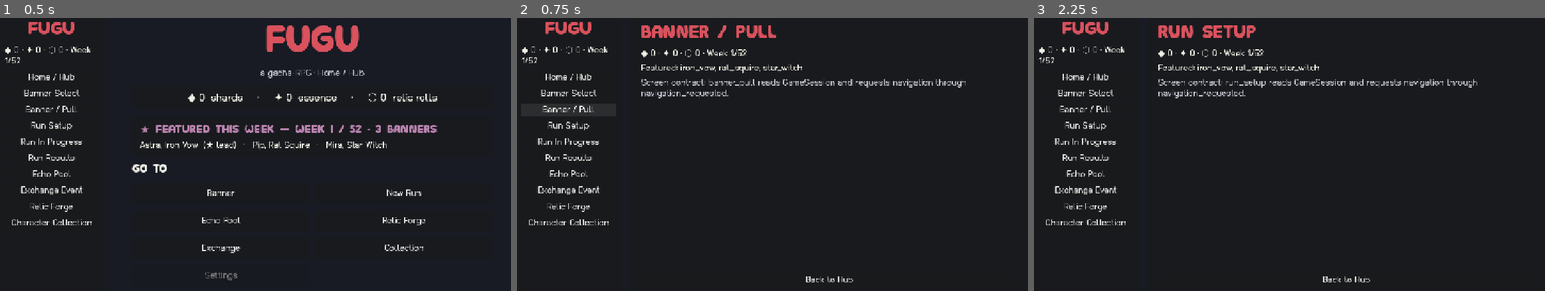
Above: before the commit, frames 1-3 (left to right).
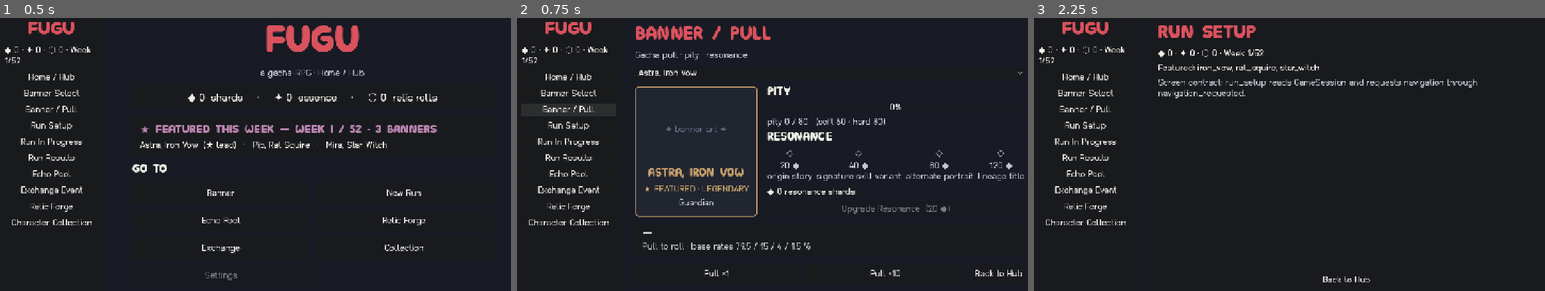
Above: after the commit, the same moments.

Repository: Mezzyface/fugu
Game: Godot game, scene res://main.tscn
The game is run twice, just before and just after one commit, with the same random seed, the same clock (stepped at 60 frames per second) and the same inputs.
Inputs:
- Up to frame 1 (0.5 s): no input
- Up to frame 2 (0.75 s): click "Banner / Pull" at 0.5 s
- Up to frame 3 (2.25 s): click "Back to Hub" at 1.25 s; click "New Run" at 2 s

Frame 1 is identical in both runs. In frame 2, 6.1% of the frame differs, in the area x 23-100%, y 2-97%; in frame 3, nothing differs.

Commit message:
[Task] Screen 03 — Banner / Pull
Closes #57

Co-Authored-By: Claude Opus 4.8 <noreply@anthropic.com>

Diff:
--- a/game/scenes/banner_pull.tscn
+++ b/game/scenes/banner_pull.tscn
@@ -1,6 +1,7 @@
-[gd_scene load_steps=2 format=3]
+[gd_scene load_steps=3 format=3 uid="uid://b3banner0pull03"]
 
-[ext_resource type="Script" path="res://scripts/ui/screen_base.gd" id="1_screen"]
+[ext_resource type="Script" path="res://scripts/ui/banner_pull.gd" id="1_pull"]
+[ext_resource type="Theme" uid="uid://bfugutheme0001" path="res://assets/theme/fugu_theme.tres" id="2_theme"]
 
 [node name="BannerPull" type="Control"]
 layout_mode = 3
@@ -9,6 +10,188 @@
 anchor_bottom = 1.0
 grow_horizontal = 2
 grow_vertical = 2
-script = ExtResource("1_screen")
+theme = ExtResource("2_theme")
+script = ExtResource("1_pull")
 screen_id = "banner_pull"
 screen_title = "Banner / Pull"
+
+[node name="Background" type="ColorRect" parent="."]
+layout_mode = 1
+anchors_preset = 15
+anchor_right = 1.0
+anchor_bottom = 1.0
+grow_horizontal = 2
+grow_vertical = 2
+color = Color(0.094118, 0.105882, 0.141176, 1)
+
+[node name="Margin" type="MarginContainer" parent="."]
+layout_mode = 1
+anchors_preset = 15
+anchor_right = 1.0
+anchor_bottom = 1.0
+grow_horizontal = 2
+grow_vertical = 2
+theme_override_constants/margin_left = 48
+theme_override_constants/margin_top = 28
+theme_override_constants/margin_right = 48
+theme_override_constants/margin_bottom = 28
+
+[node name="Root" type="VBoxContainer" parent="Margin"]
+layout_mode = 2
+theme_override_constants/separation = 16
+
+[node name="TitleLabel" type="Label" parent="Margin/Root"]
+layout_mode = 2
+theme_type_variation = &"TitleLabel"
+theme_override_colors/font_color = Color(0.854902, 0.321569, 0.364706, 1)
+text = "Banner / Pull"
+
+[node name="SubtitleLabel" type="Label" parent="Margin/Root"]
+layout_mode = 2
+theme_override_colors/font_color = Color(0.776471, 0.788235, 0.823529, 1)
+text = "Gacha pull · pity · resonance"
+
+[node name="BannerSelector" type="OptionButton" parent="Margin/Root"]
+unique_name_in_owner = true
+layout_mode = 2
+
+[node name="Body" type="HBoxContainer" parent="Margin/Root"]
+layout_mode = 2
+size_flags_vertical = 3
+theme_override_constants/separation = 24
+
+[node name="PortraitPanel" type="PanelContainer" parent="Margin/Root/Body"]
+unique_name_in_owner = true
+layout_mode = 2
+size_flags_horizontal = 3
+
+[node name="PortraitStack" type="VBoxContainer" parent="Margin/Root/Body/PortraitPanel"]
+layout_mode = 2
+theme_override_constants/separation = 10
+alignment = 1
+
+[node name="ArtPlaceholder" type="Label" parent="Margin/Root/Body/PortraitPanel/PortraitStack"]
+layout_mode = 2
+size_flags_vertical = 3
+theme_override_colors/font_color = Color(0.4, 0.42, 0.5, 1)
+horizontal_alignment = 1
+vertical_alignment = 1
+text = "✦ banner art ✦"
+
+[node name="PortraitName" type="Label" parent="Margin/Root/Body/PortraitPanel/PortraitStack"]
+unique_name_in_owner = true
+layout_mode = 2
+theme_type_variation = &"HeaderLabel"
+theme_override_colors/font_color = Color(0.772549, 0.623529, 0.419608, 1)
+horizontal_alignment = 1
+text = "STAR WITCH"
+
+[node name="PortraitRarity" type="Label" parent="Margin/Root/Body/PortraitPanel/PortraitStack"]
+unique_name_in_owner = true
+layout_mode = 2
+theme_override_colors/font_color = Color(0.772549, 0.623529, 0.419608, 1)
+horizontal_alignment = 1
+text = "LEGENDARY"
+
+[node name="PortraitRole" type="Label" parent="Margin/Root/Body/PortraitPanel/PortraitStack"]
+unique_name_in_owner = true
+layout_mode = 2
+theme_override_colors/font_color = Color(0.776471, 0.788235, 0.823529, 1)
+horizontal_alignment = 1
+text = "Caster"
+
+[node name="InfoStack" type="VBoxContainer" parent="Margin/Root/Body"]
+layout_mode = 2
+size_flags_horizontal = 3
+theme_override_constants/separation = 10
+
+[node name="PityHeader" type="Label" parent="Margin/Root/Body/InfoStack"]
+layout_mode = 2
+theme_type_variation = &"HeaderLabel"
+theme_override_colors/font_color = Color(0.94, 0.94, 0.9, 1)
+text = "Pity"
+
+[node name="PityBar" type="ProgressBar" parent="Margin/Root/Body/InfoStack"]
+unique_name_in_owner = true
+layout_mode = 2
+max_value = 90.0
+value = 0.0
+
+[node name="PityLabel" type="Label" parent="Margin/Root/Body/InfoStack"]
+unique_name_in_owner = true
+layout_mode = 2
+theme_override_colors/font_color = Color(0.776471, 0.788235, 0.823529, 1)
+text = "pity 0 / 90   (soft 60 · hard 80)"
+
+[node name="ResonanceHeader" type="Label" parent="Margin/Root/Body/InfoStack"]
+layout_mode = 2
+theme_type_variation = &"HeaderLabel"
+theme_override_colors/font_color = Color(0.94, 0.94, 0.9, 1)
+text = "Resonance"
+
+[node name="ResonanceTrack" type="HBoxContainer" parent="Margin/Root/Body/InfoStack"]
+unique_name_in_owner = true
+layout_mode = 2
+theme_override_constants/separation = 10
+
+[node name="ResonanceShards" type="Label" parent="Margin/Root/Body/InfoStack"]
+unique_name_in_owner = true
+layout_mode = 2
+theme_override_colors/font_color = Color(0.94, 0.94, 0.9, 1)
+text = "◆ 0 resonance shards"
+
+[node name="ResonanceButton" type="Button" parent="Margin/Root/Body/InfoStack"]
+unique_name_in_owner = true
+layout_mode = 2
+disabled = true
+text = "Upgrade Resonance  (20 ◆)"
+
+[node name="ResultPanel" type="PanelContainer" parent="Margin/Root"]
+layout_mode = 2
+
+[node name="ResultMargin" type="MarginContainer" parent="Margin/Root/ResultPanel"]
+layout_mode = 2
+theme_override_constants/margin_left = 18
+theme_override_constants/margin_top = 12
+theme_override_constants/margin_right = 18
+theme_override_constants/margin_bottom = 12
+
+[node name="ResultStack" type="VBoxContainer" parent="Margin/Root/ResultPanel/ResultMargin"]
+layout_mode = 2
+theme_override_constants/separation = 6
+
+[node name="ResultBadge" type="Label" parent="Margin/Root/ResultPanel/ResultMargin/ResultStack"]
+unique_name_in_owner = true
+layout_mode = 2
+theme_type_variation = &"HeaderLabel"
+theme_override_colors/font_color = Color(0.776471, 0.788235, 0.823529, 1)
+text = "—"
+
+[node name="ResultDetail" type="Label" parent="Margin/Root/ResultPanel/ResultMargin/ResultStack"]
+unique_name_in_owner = true
+layout_mode = 2
+theme_override_colors/font_color = Color(0.776471, 0.788235, 0.823529, 1)
+text = "Pull to roll · base rates 79.5 / 15 / 4 / 1.5 %"
+
+[node name="Buttons" type="HBoxContainer" parent="Margin/Root"]
+layout_mode = 2
+theme_override_constants/separation = 14
+
+[node name="Pull1Button" type="Button" parent="Margin/Root/Buttons"]
+unique_name_in_owner = true
+custom_minimum_size = Vector2(0, 52)
+layout_mode = 2
+size_flags_horizontal = 3
+text = "Pull ×1"
+
+[node name="Pull10Button" type="Button" parent="Margin/Root/Buttons"]
+unique_name_in_owner = true
+custom_minimum_size = Vector2(0, 52)
+layout_mode = 2
+size_flags_horizontal = 3
+text = "Pull ×10"
+
+[node name="HubButton" type="Button" parent="Margin/Root/Buttons"]
+unique_name_in_owner = true
+layout_mode = 2
+text = "Back to Hub"
--- /dev/null
+++ b/game/scripts/ui/banner_pull.gd
@@ -0,0 +1,359 @@
+class_name BannerPullScreen
+extends Control
+## Screen 03 — Banner / Pull (wireframes §03).
+##
+## The gacha pull screen for a single character's banner. A portrait panel names
+## the character and its rarity; a pity bar visualises
+## [member BannerState.pulls_since_legendary] against the banner's
+## `hard_pity_target` (90 permanent · 80 featured, soft pity from 70/60); a
+## resonance track shows the ◇◇◇◇ nodes (20/40/80/120 shards) with the next
+## affordable upgrade. Pull ×1 calls [method GachaSystem.pull] and Pull ×10 calls
+## [method GachaSystem.pull_batch]; the latest outcome renders a rarity badge, a
+## pity-reset highlight, and the shards gained. Upgrade Resonance spends banner
+## shards through [method GachaSystem.upgrade_resonance] — it never touches base
+## stats.
+##
+## Which banner is shown defaults to the week's lead featured character but can be
+## switched with the selector, so both featured (hard 80) and permanent (hard 90)
+## tunings are reachable. Like every screen it never navigates directly: it emits
+## [signal navigation_requested] and the navigation root (`scripts/main.gd`)
+## performs the switch.
+
+## Emitted when the hub button is pressed; the navigation root listens and
+## switches screens.
+signal navigation_requested(screen_id: String)
+
+const TITLE_COLOR := Color(0.854902, 0.321569, 0.364706, 1.0)  # eugenia_red
+const BODY_COLOR := Color(0.94, 0.94, 0.90, 1.0)
+const MUTED_COLOR := Color(0.776471, 0.788235, 0.823529, 1.0)
+
+## Rarity → accent colour ladder (common→legendary): muted, cobalt green, lilac,
+## maple gold. Mirrors the art-direction palette.
+const RARITY_COLORS: Array[Color] = [
+	Color(0.776471, 0.788235, 0.823529, 1.0),  # common — muted
+	Color(0.588235, 0.819608, 0.666667, 1.0),  # rare — cobalt green
+	Color(0.725490, 0.517647, 0.686275, 1.0),  # epic — lilac
+	Color(0.772549, 0.623529, 0.419608, 1.0),  # legendary — maple gold
+]
+
+## Featured-banner slots per week, matching screens 01/02 and the design.
+const SLOTS_PER_WEEK: int = 3
+
+@export var screen_id: String = "banner_pull"
+@export var screen_title: String = "Banner / Pull"
+
+## The state source. Set by the navigation root via [method setup_screen]; falls
+## back to the [GameSession] autoload when the scene is opened standalone.
+var session: Node
+
+## Currently shown banner id; defaults to the week's lead featured character.
+var banner_character_id: String = ""
+
+@onready var _banner_selector: OptionButton = %BannerSelector
+@onready var _portrait_panel: PanelContainer = %PortraitPanel
+@onready var _portrait_name: Label = %PortraitName
+@onready var _portrait_rarity: Label = %PortraitRarity
+@onready var _portrait_role: Label = %PortraitRole
+@onready var _pity_bar: ProgressBar = %PityBar
+@onready var _pity_label: Label = %PityLabel
+@onready var _resonance_track: HBoxContainer = %ResonanceTrack
+@onready var _resonance_shards: Label = %ResonanceShards
+@onready var _resonance_button: Button = %ResonanceButton
+@onready var _result_badge: Label = %ResultBadge
+@onready var _result_detail: Label = %ResultDetail
+@onready var _pull1_button: Button = %Pull1Button
+@onready var _pull10_button: Button = %Pull10Button
+@onready var _hub_button: Button = %HubButton
+
+# Roster ids in selector order, parallel to the OptionButton items.
+var _selector_ids: Array[String] = []
+
+
+func _ready() -> void:
+	if session == null:
+		session = get_node_or_null("/root/GameSession")
+	_pull1_button.pressed.connect(_on_pull1_pressed)
+	_pull10_button.pressed.connect(_on_pull10_pressed)
+	_resonance_button.pressed.connect(_on_resonance_pressed)
+	_hub_button.pressed.connect(_on_hub_pressed)
+	_banner_selector.item_selected.connect(_on_banner_selected)
+	_connect_session()
+	_populate_selector()
+	_clear_result()
+	_refresh()
+
+
+## Navigation-root contract (see `scripts/main.gd`): inject the screen id, title,
+## and shared [GameSession] when this screen is mounted.
+func setup_screen(p_screen_id: String, p_screen_title: String, p_session: Node) -> void:
+	screen_id = p_screen_id
+	screen_title = p_screen_title
+	session = p_session
+	if is_node_ready():
+		_connect_session()
+		_populate_selector()
+		_refresh()
+
+
+func _connect_session() -> void:
+	if session != null and session.has_signal("state_changed"):
+		if not session.state_changed.is_connected(_refresh):
+			session.state_changed.connect(_refresh)
+
+
+## Fill the selector with the roster in stable id order and select the week's lead
+## featured banner (or the first roster id if nothing is featured).
+func _populate_selector() -> void:
+	_banner_selector.clear()
+	_selector_ids.clear()
+	for character_id: String in _sorted_character_ids():
+		_selector_ids.append(character_id)
+		_banner_selector.add_item(_character_name(character_id))
+	if _selector_ids.is_empty():
+		banner_character_id = ""
+		return
+	if not _selector_ids.has(banner_character_id):
+		banner_character_id = _default_banner_id()
+	_banner_selector.selected = maxi(0, _selector_ids.find(banner_character_id))
+
+
+func _default_banner_id() -> String:
+	var featured: Array = _featured_ids()
+	if not featured.is_empty():
+		return featured[0]
+	return _selector_ids[0]
+
+
+func _refresh() -> void:
+	if not is_node_ready() or banner_character_id == "":
+		return
+	_refresh_portrait()
+	_refresh_pity()
+	_refresh_resonance()
+	_refresh_buttons()
+
+
+func _refresh_portrait() -> void:
+	var character: CharacterDef = _character()
+	var featured := _is_featured(banner_character_id)
+	_portrait_name.text = _character_name(banner_character_id).to_upper()
+	var rarity_text := _rarity_label(banner_character_id).to_upper()
+	_portrait_rarity.text = "★ FEATURED · %s" % rarity_text if featured else rarity_text
+	var accent := _rarity_color(banner_character_id)
+	_portrait_name.add_theme_color_override("font_color", accent)
+	_portrait_rarity.add_theme_color_override("font_color", accent)
+	_portrait_role.text = character.role.capitalize() if character != null else ""
+	_tint_panel(_portrait_panel, accent)
+
+
+func _refresh_pity() -> void:
+	var banner: BannerState = _banner_state()
+	var featured := _is_featured(banner_character_id)
+	var tuning := GachaSystem.pity_tuning(featured)
+	var hard: int = tuning["hard_pity_target"]
+	var soft: int = tuning["soft_pity_start"]
+	var pity: int = banner.pulls_since_legendary if banner != null else 0
+	_pity_bar.max_value = hard
+	_pity_bar.value = pity
+	_pity_label.text = "pity %d / %d   (soft %d · hard %d)" % [pity, hard, soft, hard]
+
+
+## Rebuild the ◇◇◇◇ resonance nodes from [method GachaSystem.resonance_preview]:
+## ◆ for unlocked nodes, ◇ for locked, with each node's cost and label.
+func _refresh_resonance() -> void:
+	for child in _resonance_track.get_children():
+		child.queue_free()
+	var banner: BannerState = _banner_state()
+	for entry: Dictionary in _resonance_preview():
+		var unlocked: bool = entry["unlocked"]
+		var node := Label.new()
+		node.text = "%s\n%d ◆\n%s" % ["◆" if unlocked else "◇", int(entry["cost"]), entry["node"]]
+		node.horizontal_alignment = HORIZONTAL_ALIGNMENT_CENTER
+		node.size_flags_horizontal = Control.SIZE_EXPAND_FILL
+		node.add_theme_color_override(
+			"font_color", _rarity_color(banner_character_id) if unlocked else MUTED_COLOR
+		)
+		_resonance_track.add_child(node)
+	var shards: int = banner.shards if banner != null else 0
+	_resonance_shards.text = "◆ %d resonance shards" % shards
+
+
+func _refresh_buttons() -> void:
+	var next_cost: Variant = _next_resonance_cost()
+	var banner: BannerState = _banner_state()
+	var shards: int = banner.shards if banner != null else 0
+	if next_cost == null:
+		_resonance_button.text = "Resonance complete"
+		_resonance_button.disabled = true
+	else:
+		var cost: int = int(next_cost)
+		_resonance_button.text = "Upgrade Resonance  (%d ◆)" % cost
+		_resonance_button.disabled = shards < cost
+
+
+func _on_banner_selected(index: int) -> void:
+	if index < 0 or index >= _selector_ids.size():
+		return
+	banner_character_id = _selector_ids[index]
+	_clear_result()
+	_refresh()
+
+
+func _on_pull1_pressed() -> void:
+	if session == null or session.gacha_system == null:
+		return
+	var result: PullResult = session.gacha_system.pull(
+		banner_character_id, _is_featured(banner_character_id)
+	)
+	_show_pull_result(result)
+	_refresh()
+
+
+func _on_pull10_pressed() -> void:
+	if session == null or session.gacha_system == null:
+		return
+	var results: Array = session.gacha_system.pull_batch(
+		banner_character_id, 10, _is_featured(banner_character_id)
+	)
+	_show_batch_result(results)
+	_refresh()
+
+
+func _on_resonance_pressed() -> void:
+	if session == null or session.gacha_system == null:
+		return
+	var upgrade: ResonanceUpgrade = session.gacha_system.upgrade_resonance(banner_character_id)
+	if upgrade == null:
+		return
+	_result_badge.text = "RESONANCE  ◆ Lv %d" % upgrade.level
+	_result_badge.add_theme_color_override("font_color", _rarity_color(banner_character_id))
+	_result_detail.text = (
+		"Unlocked “%s” for %d ◆ · %d ◆ left" % [upgrade.node, upgrade.cost, upgrade.remaining_shards]
+	)
+	_result_detail.add_theme_color_override("font_color", BODY_COLOR)
+	_refresh()
+
+
+func _on_hub_pressed() -> void:
+	navigation_requested.emit("home_hub")
+
+
+func _show_pull_result(result: PullResult) -> void:
+	var accent := RARITY_COLORS[result.rarity]
+	_result_badge.text = Rarity.to_string_value(result.rarity).to_upper()
+	_result_badge.add_theme_color_override("font_color", accent)
+	var detail := "+%d ◆ resonance shards" % result.shards_gained
+	if result.pity_reset:
+		detail = "✦ PITY RESET → LEGENDARY ✦   %s" % detail
+		_result_detail.add_theme_color_override("font_color", TITLE_COLOR)
+	else:
+		_result_detail.add_theme_color_override("font_color", BODY_COLOR)
+	_result_detail.text = detail
+
+
+func _show_batch_result(results: Array) -> void:
+	if results.is_empty():
+		_clear_result()
+		return
+	var best := Rarity.COMMON
+	var total_shards := 0
+	var legendaries := 0
+	for result: PullResult in results:
+		best = maxi(best, result.rarity)
+		total_shards += result.shards_gained
+		if result.pity_reset:
+			legendaries += 1
+	_result_badge.text = "×%d · BEST %s" % [results.size(), Rarity.to_string_value(best).to_upper()]
+	_result_badge.add_theme_color_override("font_color", RARITY_COLORS[best])
+	var detail := "+%d ◆ shards" % total_shards
+	if legendaries > 0:
+		detail = "✦ %d PITY RESET ✦   %s" % [legendaries, detail]
+		_result_detail.add_theme_color_override("font_color", TITLE_COLOR)
+	else:
+		_result_detail.add_theme_color_override("font_color", BODY_COLOR)
+	_result_detail.text = detail
+
+
+func _clear_result() -> void:
+	_result_badge.text = "—"
+	_result_badge.add_theme_color_override("font_color", MUTED_COLOR)
+	_result_detail.text = "Pull to roll · base rates 79.5 / 15 / 4 / 1.5 %"
+	_result_detail.add_theme_color_override("font_color", MUTED_COLOR)
+
+
+func _tint_panel(panel: PanelContainer, accent: Color) -> void:
+	var style := StyleBoxFlat.new()
+	style.bg_color = Color(0.13, 0.145, 0.19, 1.0)
+	style.border_color = accent
+	style.set_border_width_all(2)
+	style.set_corner_radius_all(8)
+	style.set_content_margin_all(20)
+	panel.add_theme_stylebox_override("panel", style)
+
+
+func _sorted_character_ids() -> Array:
+	if session == null or not ("characters" in session):
+		return []
+	var ids: Array = (session.characters as Dictionary).keys()
+	ids.sort()
+	return ids
+
+
+func _featured_ids() -> Array:
+	if session != null and session.has_method("featured_banner_ids"):
+		return session.featured_banner_ids(SLOTS_PER_WEEK)
+	return []
+
+
+func _is_featured(character_id: String) -> bool:
+	return _featured_ids().has(character_id)
+
+
+func _character() -> CharacterDef:
+	if session != null and session.has_method("get_character"):
+		return session.get_character(banner_character_id)
+	return null
+
+
+func _banner_state() -> BannerState:
+	if session != null and session.has_method("get_banner_state"):
+		return session.get_banner_state(banner_character_id)
+	return null
+
+
+func _resonance_preview() -> Array:
+	if session != null and session.gacha_system != null:
+		return session.gacha_system.resonance_preview(banner_character_id)
+	return []
+
+
+func _next_resonance_cost() -> Variant:
+	if session != null and session.gacha_system != null:
+		return session.gacha_system.next_resonance_cost(banner_character_id)
+	return null
+
+
+func _character_name(character_id: String) -> String:
+	if session != null and session.has_method("get_character"):
+		var character: CharacterDef = session.get_character(character_id)
+		if character != null:
+			return character.name
+	return character_id.capitalize()
+
+
+func _rarity_label(character_id: String) -> String:
+	var character: CharacterDef = null
+	if session != null and session.has_method("get_character"):
+		character = session.get_character(character_id)
+	if character != null:
+		return Rarity.to_string_value(character.rarity)
+	return "—"
+
+
+func _rarity_color(character_id: String) -> Color:
+	var character: CharacterDef = null
+	if session != null and session.has_method("get_character"):
+		character = session.get_character(character_id)
+	if character != null:
+		return RARITY_COLORS[character.rarity]
+	return MUTED_COLOR
--- /dev/null
+++ b/game/test/test_banner_pull.gd
@@ -0,0 +1,111 @@
+extends GutTest
+## Screen 03 — Banner / Pull behavior.
+
+const BANNER_PULL := preload("res://scenes/banner_pull.tscn")
+
+
+func before_each() -> void:
+	GameSession.reset(1)
+
+
+func _make_screen() -> BannerPullScreen:
+	var screen := BANNER_PULL.instantiate() as BannerPullScreen
+	add_child_autofree(screen)
+	return screen
+
+
+func _force_roll(value: float) -> void:
+	# Replace the seeded RNG draw so pull outcomes are deterministic in tests.
+	GameSession.gacha_system.uniform_func = func(_a: float, _b: float) -> float: return value
+
+
+func test_defaults_to_week_lead_featured_banner() -> void:
+	var screen := _make_screen()
+	var lead: String = GameSession.featured_banner_ids(BannerPullScreen.SLOTS_PER_WEEK)[0]
+	assert_eq(screen.banner_character_id, lead, "shows the week's lead featured banner")
+	var name_label := screen.get_node("%PortraitName") as Label
+	assert_string_contains(name_label.text, GameSession.get_character(lead).name.to_upper())
+
+
+func test_pity_bar_uses_featured_hard_target() -> void:
+	var screen := _make_screen()
+	# Week 1 features the whole 3-character roster, so the lead banner is featured.
+	var bar := screen.get_node("%PityBar") as ProgressBar
+	assert_eq(int(bar.max_value), 80, "featured hard pity target is 80")
+	assert_eq(int(bar.value), 0, "starts with no pity")
+
+
+func test_resonance_track_renders_four_nodes() -> void:
+	var screen := _make_screen()
+	var track := screen.get_node("%ResonanceTrack") as HBoxContainer
+	assert_eq(track.get_child_count(), GachaSystem.RESONANCE_NODES.size())
+
+
+func test_pull_one_advances_pity_and_awards_shards() -> void:
+	var screen := _make_screen()
+	_force_roll(100.0)  # guaranteed non-legendary
+	var banner := GameSession.get_banner_state(screen.banner_character_id)
+	var shards_before := banner.shards
+	(screen.get_node("%Pull1Button") as Button).pressed.emit()
+	assert_eq(banner.pulls_since_legendary, 1, "pity advanced by one")
+	assert_gt(banner.shards, shards_before, "pull awarded resonance shards")
+	var bar := screen.get_node("%PityBar") as ProgressBar
+	assert_eq(int(bar.value), 1, "pity bar reflects the new counter")
+	var detail := screen.get_node("%ResultDetail") as Label
+	assert_string_contains(detail.text, "shards")
+
+
+func test_pull_one_legendary_resets_pity_and_flags_it() -> void:
+	var screen := _make_screen()
+	_force_roll(0.0)  # guaranteed legendary
+	var banner := GameSession.get_banner_state(screen.banner_character_id)
+	(screen.get_node("%Pull1Button") as Button).pressed.emit()
+	assert_eq(banner.pulls_since_legendary, 0, "legendary resets pity")
+	var badge := screen.get_node("%ResultBadge") as Label
+	assert_string_contains(badge.text, "LEGENDARY")
+	var detail := screen.get_node("%ResultDetail") as Label
+	assert_string_contains(detail.text, "PITY RESET")
+
+
+func test_pull_ten_performs_ten_pulls() -> void:
+	var screen := _make_screen()
+	_force_roll(100.0)  # all non-legendary, no resets
+	var banner := GameSession.get_banner_state(screen.banner_character_id)
+	(screen.get_node("%Pull10Button") as Button).pressed.emit()
+	assert_eq(banner.pulls_since_legendary, 10, "ten pulls advanced pity by ten")
+	var badge := screen.get_node("%ResultBadge") as Label
+	assert_string_contains(badge.text, "×10")
+
+
+func test_upgrade_resonance_spends_shards_never_base_stats() -> void:
+	var screen := _make_screen()
+	var character := GameSession.get_character(screen.banner_character_id)
+	var base_stats_before := character.base_stats.duplicate()
+	var banner := GameSession.get_banner_state(screen.banner_character_id)
+	banner.shards = 50  # enough for the first node (20)
+	var level_before := banner.resonance_level
+	screen._refresh()  # re-enable the button now that shards are affordable
+	var button := screen.get_node("%ResonanceButton") as Button
+	assert_false(button.disabled, "upgrade is affordable")
+	button.pressed.emit()
+	assert_eq(banner.resonance_level, level_before + 1, "resonance level advanced")
+	assert_eq(banner.shards, 30, "spent 20 shards on the first node")
+	assert_eq(character.base_stats, base_stats_before, "base stats are untouched")
+
+
+func test_selector_switches_banner() -> void:
+	var screen := _make_screen()
+	var selector := screen.get_node("%BannerSelector") as OptionButton
+	var target_index := (selector.selected + 1) % selector.item_count
+	selector.selected = target_index
+	selector.item_selected.emit(target_index)
+	var sorted_ids: Array = GameSession.characters.keys()
+	sorted_ids.sort()
+	assert_eq(screen.banner_character_id, sorted_ids[target_index], "banner follows the selector")
+
+
+func test_hub_button_requests_home_hub() -> void:
+	var screen := _make_screen()
+	watch_signals(screen)
+	(screen.get_node("%HubButton") as Button).pressed.emit()
+	assert_signal_emitted_with_parameters(screen, "navigation_requested", ["home_hub"])
Not shown, added: game/scripts/ui/banner_pull.gd.uid
Not shown, added: game/test/test_banner_pull.gd.uid
Not shown, added: deliverables/items/57-screen-03-banner-pull.md
Not shown, added: screenshots/57/banner_pull.png
